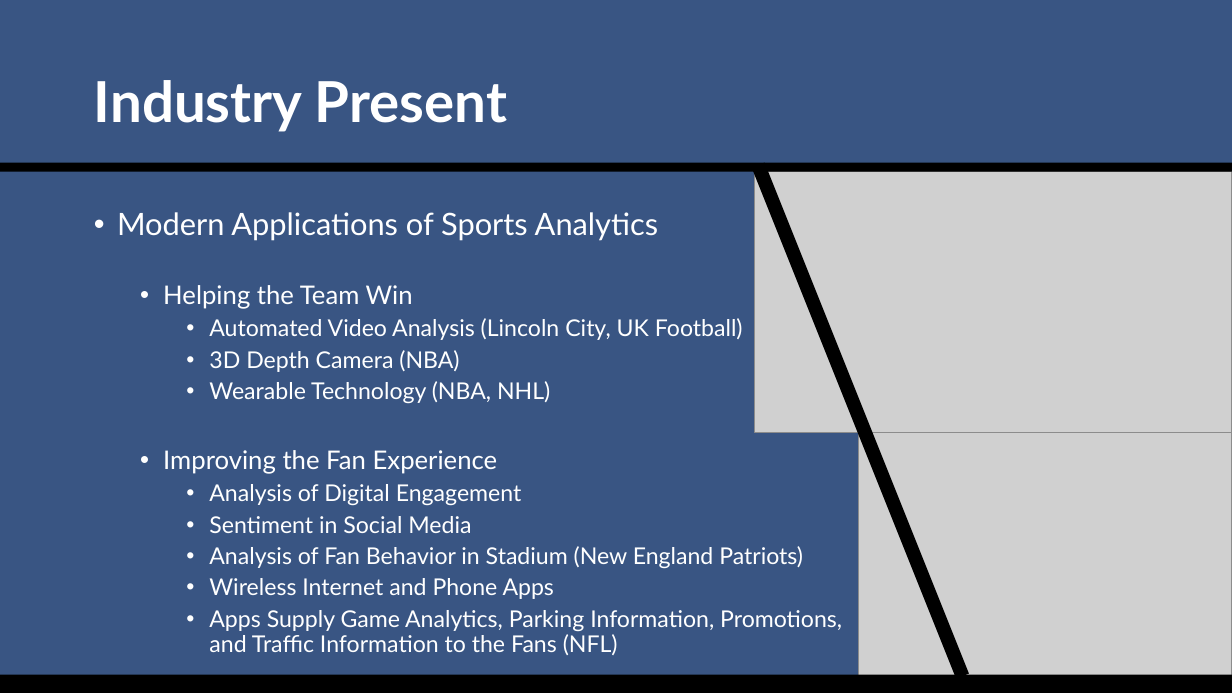
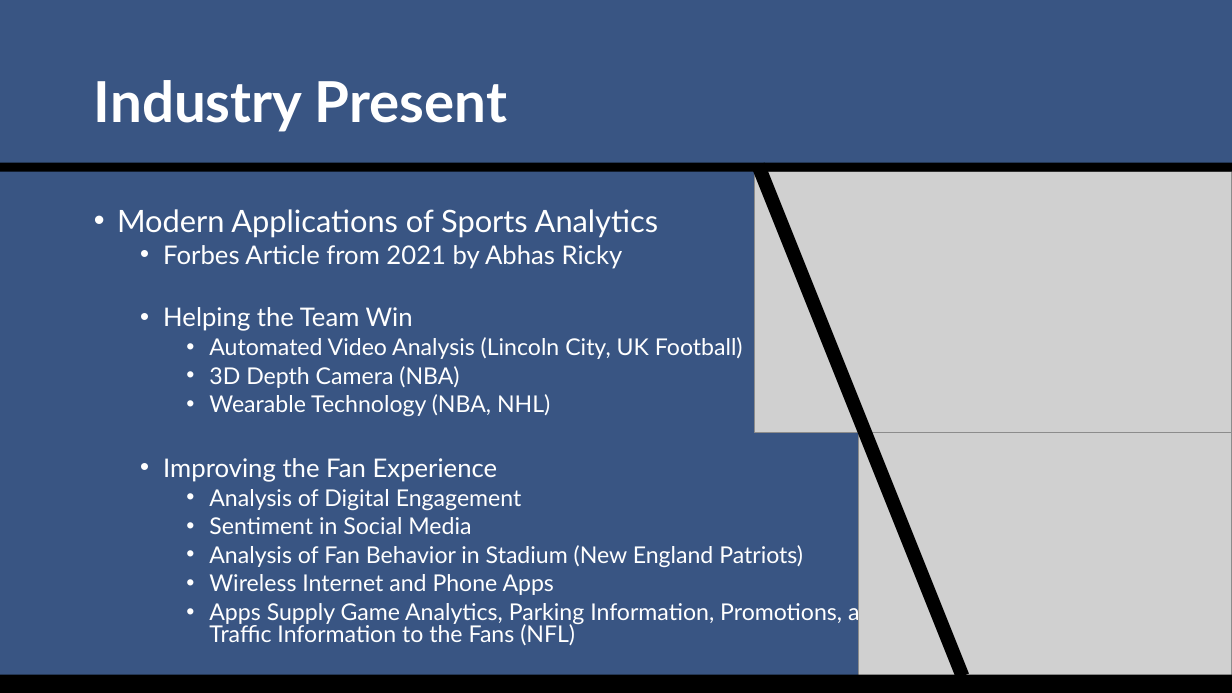
Before and after one commit to SuperMarioGiacomazzo/STOR538_WEBSITE, a slide deck: slide 14 of Slides/Sports Analytics 3/Sports_Analytics_3_Lecture.pptx (slide 13 before the commit). Drawn at 1232x693 pixels with LibreOffice and Linux fonts; fonts in the diff are those of the drawing; grey boxes stand for pictures. Boxes give left, top, right and bottom in pixels: in the first picture for what was removed or moved away, otherwise in the second. Text is boxed around its words. In the diff, an @@ line names an element or a change of style, - is before the commit and + after.

```diff
--- a/Slides/Sports Analytics 3/Sports_Analytics_3_Lecture.pptx
+++ b/Slides/Sports Analytics 3/Sports_Analytics_3_Lecture.pptx
@@ text at (117,209,885,645): line spacing 0.9 to 0.8 @@
@@ text at (163,245,623,269): paragraph added @@
+  • Forbes Article from 2021 by Abhas Ricky
```
Also in this commit, not shown: 9 other slides changed, 1 slide added, 1 slide removed, 7 other files.
